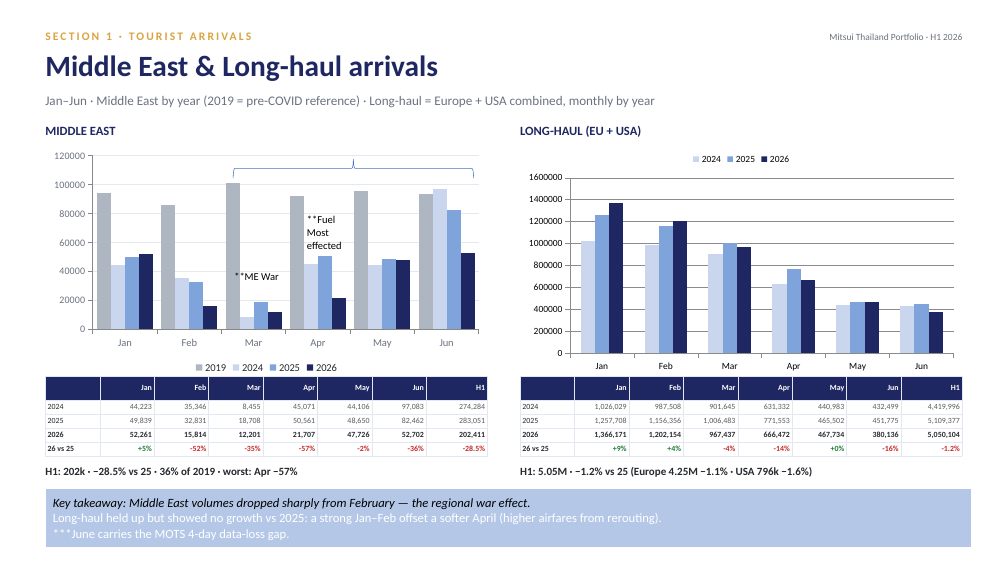
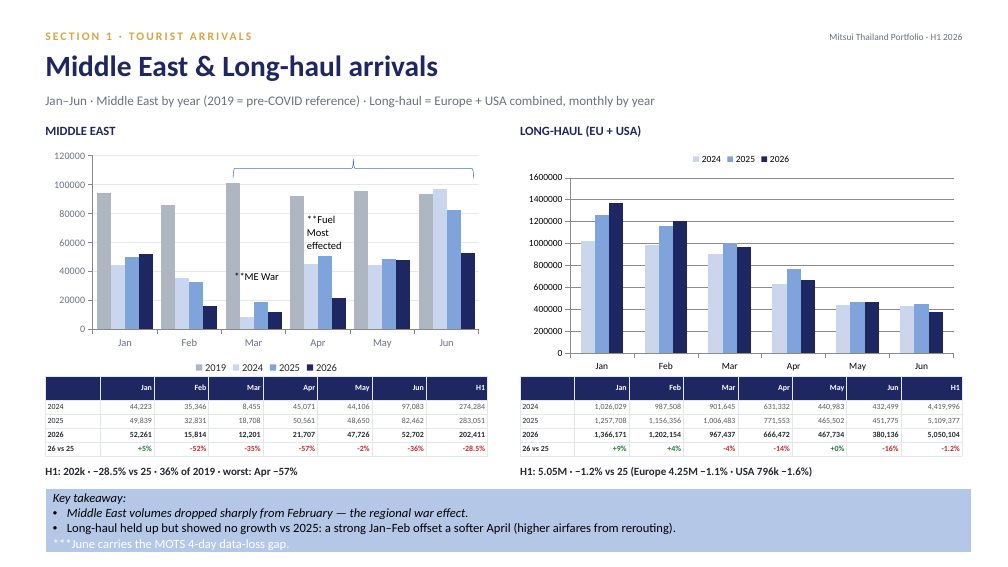
Before and after one commit to Chavin2543/mae-workspace, a slide deck: slide 5 of output/Portfolio_Performance_Report_H1-2026.pptx. Drawn at 1008x567 pixels with LibreOffice and Linux fonts; fonts in the diff are those of the drawing. Boxes give left, top, right and bottom in pixels: in the first picture for what was removed or moved away, otherwise in the second. Text is boxed around its words. In the diff, an @@ line names an element or a change of style, - is before the commit and + after.

```diff
--- a/output/Portfolio_Performance_Report_H1-2026.pptx
+++ b/output/Portfolio_Performance_Report_H1-2026.pptx
@@ rectangle "Key takeaway:" resized from (x1=45, y1=488, x2=972, y2=547) to (x1=45, y1=488, x2=972, y2=553) @@
@@ text in rectangle at (x1=53, y1=493, x2=469, y2=519): text changed @@
-Key takeaway: Middle East volumes dropped sharply from February — the regional war effect.
+Key takeaway:
+• Middle East volumes dropped sharply from February — the regional war effect.
@@ text in rectangle at (x1=67, y1=523, x2=676, y2=534): text colour #FFFFFF to #000000 in "Long-haul held up but showed no growth ..."; bullet none to • @@
```
Also in this commit, not shown: 22 other slides changed.
